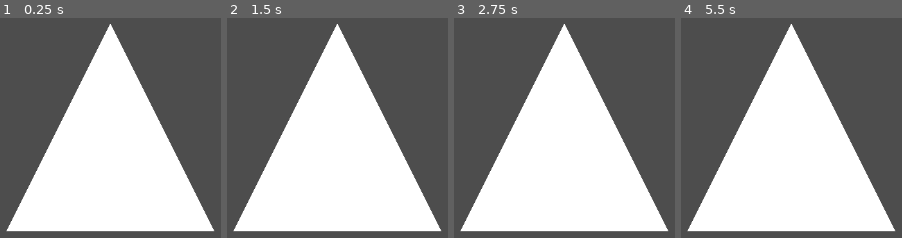
Above: before the commit, frames 1-4 (left to right).
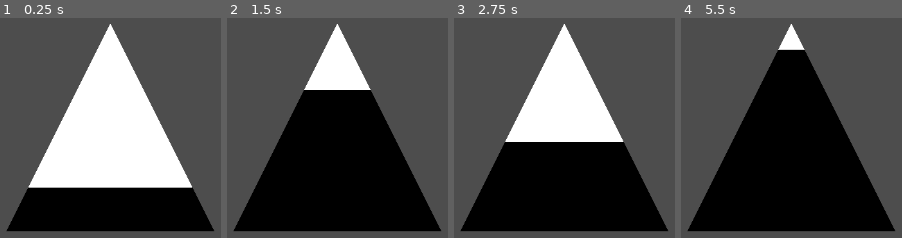
Above: after the commit, the same moments.

Repository: 3ter/godot-issue-polygon2d-gradient-fill
Game: Godot game, scene res://node_2d_with_instance.tscn
Two runs of this game, one before a commit and one after it. Both use one fixed random seed, a clock stepped at 60 frames per second and the inputs below.
Inputs:
- Up to frame 1 (0.25 s): no input
- Up to frame 2 (1.5 s): no input
- Up to frame 3 (2.75 s): no input
- Up to frame 4 (5.5 s): no input

The runs differ from the first frame. In frame 1, 17% of the frame differs, in the area x 2-98%, y 76-98%; in frame 2, 40%; in frame 3, 30%; in frame 4, 44%, in the area x 2-98%, y 14-98%.

Commit message:
When using transform instead it works like a charm

Diff:
--- a/node_2d_centered.tscn
+++ b/node_2d_centered.tscn
@@ -25,8 +25,8 @@
 script = ExtResource("1_ok1ec")
 
 [node name="TriangleBottom" type="Polygon2D" parent="."]
+position = Vector2(-150, -150)
 texture = SubResource("GradientTexture1D_whwd5")
 texture_rotation = -1.5708
-polygon = PackedVector2Array(-150, 150, 0, -150, 150, 150)
-uv = PackedVector2Array(0, 0, 1, 0, 0.5, 1)
+polygon = PackedVector2Array(0, 300, 150, 0, 300, 300)
 script = ExtResource("1_ok1ec")
